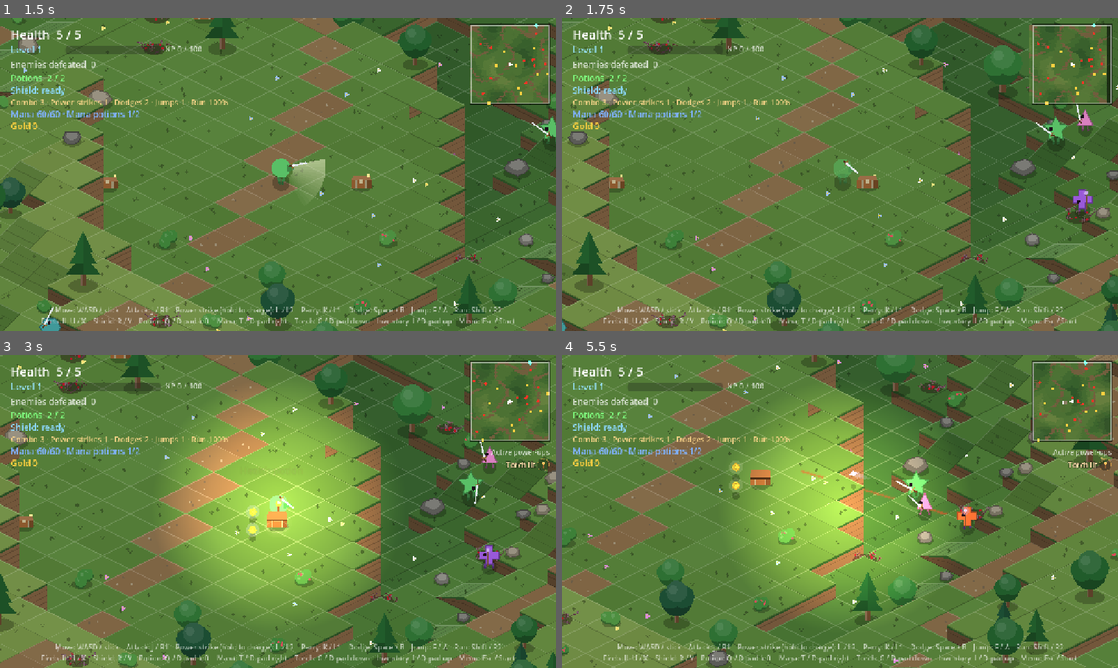
Above: before the commit, frames 1-4 (two rows, left to right).
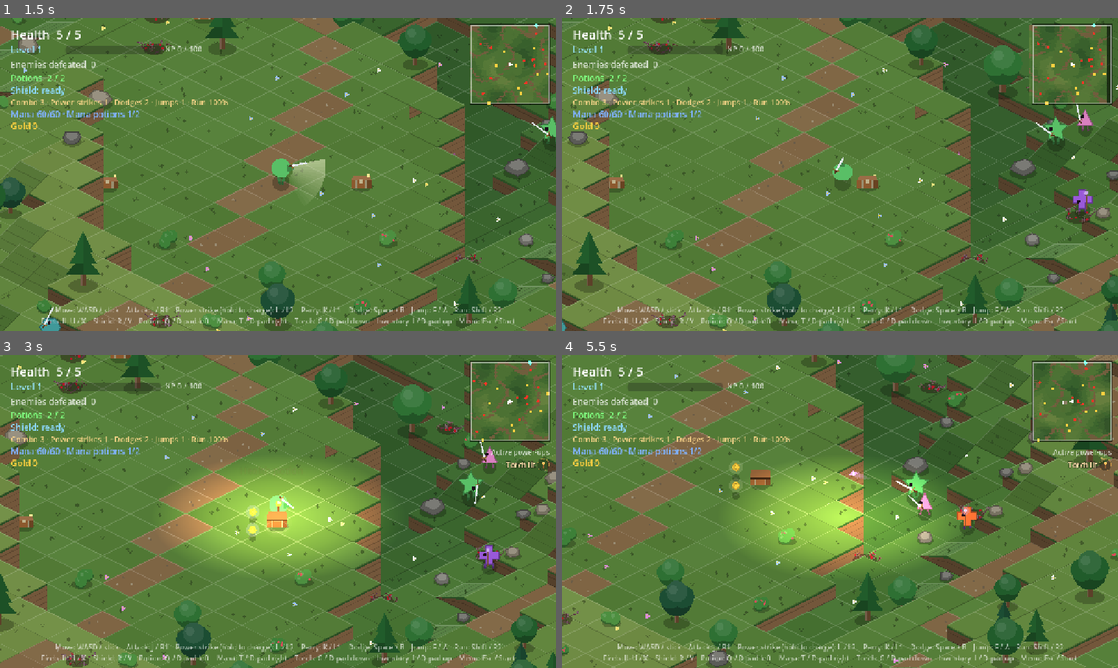
Above: after the commit, the same moments.

Repository: fdamore1984/gobelino-game
Game: Godot game, scene res://scenes/menu.tscn
The game is run twice, just before and just after one commit, with the same random seed, the same clock (stepped at 60 frames per second) and the same inputs.
Inputs (mouse positions are in pixels of both pictures, inside the frame that each line leads up to):
- Up to frame 1 (1.5 s): click "Start" at 0.5 s; tap Enter (ui_accept) at 1.25 s; move the mouse to (400, 158) at 1.27 s; hold D (move_right) from 1.28 s (still down); tap J (attack) at 1.35 s; click (400, 158) at 1.42 s
- Up to frame 2 (1.75 s): keep holding D (move_right); tap F (jump) at 1.52 s; tap Space (dodge) at 1.55 s
- Up to frame 3 (3 s): tap F (jump) at 1.82 s; release D (move_right) at 2 s; drag from (166, 527) to (250, 574) at 2.02 s; move the mouse to (333, 442) at 2.77 s; hold D (move_right) from 2.78 s (still down); tap G (torch) at 2.85 s
- Up to frame 4 (5.5 s): tap F (jump) at 3.05, 4.52, 4.82 s; release D (move_right) at 3.5 s; drag from (812, 574) to (673, 464) at 3.52 s; move the mouse to (1006, 558) at 4.27 s; hold A (move_left) 4.28-5 s; tap J (attack) at 4.35 s; tap Space (dodge) at 4.55 s; drag from (673, 464) to (756, 433) at 5.02 s

Frame 1 is identical in both runs. In frame 2, 0.2% of the frame differs, in the area x 48-54%, y 44-52%; in frame 3, 11%, in the area x 31-69%, y 14-83%; in frame 4, 11%.

Commit message:
Capriola e scatto in aria, torcia isometrica, niente zona rossa
- Schivata: a terra è una capriola (il corpo raccolto fa un giro), in aria
  uno scatto nella direzione di movimento con le immagini che restano
  indietro; il personaggio non diventa più trasparente.
- Torcia e palla di fuoco: la luce è un'ellisse a terra che segue la
  prospettiva isometrica, centrata sotto il personaggio.
- Nemici: niente più zona rossa a terra durante la carica dell'attacco.
- Strumento delle immagini: telecamera senza scorrimento morbido.
- README, pagina itch.io, copertina e screenshot aggiornati.

Co-Authored-By: Claude Opus 5.5 <noreply@anthropic.com>
Claude-Session: https://claude.ai/code/session_01RZiywFjVqLoW3b1UN9Ro6e

Diff:
--- a/scripts/enemy.gd
+++ b/scripts/enemy.gd
@@ -443,22 +443,11 @@
 	return push
 
 
-## Zona di pericolo dell'attacco, che si riempie durante la carica, e
-## cerchi dove compariranno i nemici evocati.
+## Cerchi dove compariranno i nemici evocati. L'attacco in carica non ha
+## più una zona a terra: si riconosce dal corpo che si accende e dalla spada
+## (o dal bastone) portata indietro.
 func _draw_telegraph() -> void:
-	if _state == State.WINDUP and _is_ranged():
-		# Linea di mira che si accende durante la carica.
-		var progress := _state_time / _windup_time
-		var length: float = _type["ranged"]["range"]
-		var side := _attack_direction.orthogonal() * 5.0
-		var tip := _attack_direction * length
-		_telegraph.draw_colored_polygon(PackedVector2Array([side, tip + side, tip - side, -side]), Color(COLOR_DANGER, 0.12))
-		_telegraph.draw_line(Vector2.ZERO, tip * progress, Color(COLOR_DANGER, 0.45), 4.0)
-	elif _state == State.WINDUP:
-		var progress := _state_time / _windup_time
-		_draw_sector(_attack_direction, _strike_reach(), Color(COLOR_DANGER, 0.15))
-		_draw_sector(_attack_direction, _strike_reach() * progress, Color(COLOR_DANGER, 0.3))
-	elif _state == State.SUMMON:
+	if _state == State.SUMMON:
 		var progress: float = _state_time / _type["summon"]["channel_time"]
 		for offset in _summon_positions:
 			_telegraph.draw_circle(offset, 24.0, Color(COLOR_SUMMON, 0.12))
@@ -603,16 +592,3 @@
 				points.append(Vector2.from_angle(TAU * i / 6.0) * radius * 1.1)
 			return points
 	return PackedVector2Array([Vector2(0, -radius * 1.2), Vector2(radius, 0), Vector2(0, radius * 1.2), Vector2(-radius, 0)])
-
-
-func _draw_sector(direction: Vector2, sector_radius: float, color: Color) -> void:
-	if _strike_arc() >= TAU - 0.01:
-		# Attacco tutto attorno (nemico rotante): la zona è un cerchio.
-		_telegraph.draw_circle(Vector2.ZERO, sector_radius, color)
-		return
-	var points := PackedVector2Array([Vector2.ZERO])
-	var steps := 16
-	var start := direction.angle() - _strike_arc() / 2.0
-	for i in steps + 1:
-		points.append(Vector2.from_angle(start + _strike_arc() * i / steps) * sector_radius)
-	_telegraph.draw_colored_polygon(points, color)
--- a/scripts/fireball.gd
+++ b/scripts/fireball.gd
@@ -59,7 +59,8 @@
 	if _trail.size() > 8:
 		_trail.pop_back()
 	position += direction * SPEED * delta
-	_light.position.y = -altitude - FLIGHT_HEIGHT
+	# La luce cade a terra sotto la palla, come un'ellisse isometrica.
+	_light.position.y = -altitude
 	for node in get_tree().get_nodes_in_group("enemies"):
 		var enemy := node as Enemy
 		if enemy == null or enemy.is_dead() or absf(enemy.ground_elevation - altitude) > HIT_HEIGHT_REACH:
--- a/scripts/light_texture.gd
+++ b/scripts/light_texture.gd
@@ -1,8 +1,11 @@
 class_name LightTexture
-## Texture radiale per le luci 2D (torcia, palla di fuoco): luce piena al
-## centro che sfuma ai bordi. Creata una volta sola e condivisa.
+## Texture per le luci 2D (torcia, palla di fuoco): luce piena al centro
+## che sfuma ai bordi, a forma di ellisse larga il doppio che alta, come un
+## cerchio a terra visto nella prospettiva isometrica. Creata una volta sola
+## e condivisa.
 
 const SIZE := 512
+const HEIGHT := 256
 
 static var _texture: GradientTexture2D
 
@@ -19,5 +22,5 @@
 		_texture.fill_from = Vector2(0.5, 0.5)
 		_texture.fill_to = Vector2(1.0, 0.5)
 		_texture.width = SIZE
-		_texture.height = SIZE
+		_texture.height = HEIGHT
 	return _texture
--- a/scripts/player.gd
+++ b/scripts/player.gd
@@ -118,8 +118,11 @@
 ## i potenziamenti permettono salti consecutivi in aria.
 const JUMP_SPEED := 520.0
 const GRAVITY := 1800.0
-## Durante una schivata in aria si scende più piano.
+## A terra la schivata è una capriola; in aria è uno scatto nella direzione
+## di movimento, durante il quale si scende più piano.
 const AIR_DODGE_GRAVITY_FACTOR := 0.3
+const ROLL_CURL := 0.45
+const AIR_DASH_TRAIL := 3
 ## Sopra questa altezza i colpi dei nemici non arrivano.
 const JUMP_EVADE_HEIGHT := 18.0
 ## Colpi dati e ricevuti arrivano solo tra chi sta più o meno alla stessa
@@ -272,6 +275,8 @@
 var _look_ahead := Vector2.ZERO
 var _camera_height := 0.0
 var _spell_cooldown := 0.0
+## La schivata in corso è uno scatto in aria (altrimenti è una capriola).
+var _air_dash := false
 ## Carica del colpo potente (0-1) e se il tasto è ancora tenuto premuto.
 var _charge := 0.0
 var _charging := false
@@ -387,8 +392,9 @@
 					and _state_time >= DODGE_CHAIN_MIN_TIME:
 				_chain_dodge(dodge_input)
 			elif Input.is_action_just_pressed("jump"):
-				# Salto e schivata si combinano: la schivata continua in aria.
+				# Salto e schivata si combinano: la schivata continua in aria come scatto.
 				_jump()
+				_air_dash = true
 			elif dodge_input != Vector2.ZERO:
 				# La schivata segue la levetta per tutta la sua durata: subito
 				# all'inizio, poi curvando verso la nuova direzione.
@@ -448,7 +454,8 @@
 	_walk_phase += _velocity.length() * delta * WALK_CYCLE
 	if torch_on:
 		# La fiamma tremola.
-		_torch.position = Vector2(0, -altitude() - LEG_LENGTH)
+		# La luce è un'ellisse a terra centrata sotto il personaggio.
+		_torch.position = Vector2(0, -ground_elevation + RADIUS * 0.6)
 		_torch.energy = TORCH_ENERGY * randf_range(0.92, 1.05)
 	_squash = move_toward(_squash, 0.0, SQUASH_RECOVERY * delta)
 	if _camera:
@@ -852,8 +859,9 @@
 
 
 func _start_dodge(input: Vector2) -> void:
-	# Senza direzione si schiva all'indietro rispetto a dove si guarda.
-	_dodge_direction = input.normalized() if input != Vector2.ZERO else -facing
+	# Senza direzione a terra si rotola all'indietro; in aria si scatta in avanti.
+	_set_air_dash()
+	_dodge_direction = input.normalized() if input != Vector2.ZERO else (facing if _air_dash else -facing)
 	_dodges_used = 1
 	_carry_velocity = Vector2.ZERO
 	_combo_step = 0
@@ -862,9 +870,17 @@
 	_change_state(State.DODGE)
 
 
+## In aria la schivata è uno scatto: si smette di cadere e si scivola nell'aria.
+func _set_air_dash() -> void:
+	_air_dash = is_airborne()
+	if _air_dash:
+		_height_velocity = maxf(_height_velocity, 0.0)
+
+
 ## Schivata concatenata: riparte a piena velocità, nella nuova direzione.
 func _chain_dodge(input: Vector2) -> void:
 	_dodges_used += 1
+	_set_air_dash()
 	if input != Vector2.ZERO:
 		_dodge_direction = input.normalized()
 		_target_facing = _dodge_direction
@@ -1050,8 +1066,6 @@
 	# Lampeggia mentre è invulnerabile dopo un colpo.
 	if _invulnerable_time > 0.0 and int(_invulnerable_time * 12.0) % 2 == 0:
 		body.a = 0.35
-	if _state == State.DODGE:
-		body.a = 0.5 - 0.1 * (_dodges_used - 1)
 
 	# L'ombra resta a terra e si rimpicciolisce durante il salto; tutto il
 	# resto sale con il personaggio. In scivolata il corpo si schiaccia.
@@ -1062,7 +1076,13 @@
 	draw_set_transform(Vector2(0, lift), 0.0, body_scale)
 	# Gambe: camminano quando ci si muove, raccolte in aria e in scivolata.
 	var walking := _velocity.length() > 20.0 and not is_airborne() and _state != State.DEAD
-	if _state != State.SLIDE:
+	var rolling := _state == State.DODGE and not _air_dash
+	var dashing := _state == State.DODGE and _air_dash
+	if dashing:
+		# Scatto in aria: immagini che restano indietro lungo la traiettoria.
+		for k in range(AIR_DASH_TRAIL, 0, -1):
+			draw_circle(-_dodge_direction * k * 16.0 + Vector2(0, -LEG_LENGTH), RADIUS * (1.0 - 0.15 * k), Color(body, 0.35 / k))
+	if _state != State.SLIDE and not rolling:
 		var foot_y := RADIUS * 0.85 - (6.0 if is_airborne() else 0.0)
 		BodyParts.draw_legs(self, -LEG_LENGTH + RADIUS * 0.55, foot_y, 8.0, 6.0, _walk_phase,
 				_velocity.normalized(), STRIDE if walking else 0.0, body.darkened(0.35))
@@ -1073,7 +1093,17 @@
 	var squash := Vector2(1.0 + SQUASH_AMOUNT * _squash, 1.0 - SQUASH_AMOUNT * _squash)
 	if _height_velocity > 200.0:
 		squash = Vector2(0.92, 1.08)
-	draw_set_transform(Vector2(0, lift - LEG_LENGTH - bob), lean, body_scale * squash)
+	var rotation_angle := lean
+	var body_lift := lift - LEG_LENGTH - bob
+	if rolling:
+		# Capriola: il corpo raccolto fa un giro completo nel verso del movimento.
+		var t := clampf(_state_time / DODGE_TIME, 0.0, 1.0)
+		rotation_angle = TAU * ease(t, 0.7) * (1.0 if _dodge_direction.x >= 0.0 else -1.0)
+		body_lift = lift - LEG_LENGTH * ROLL_CURL
+		squash = Vector2(1.05, 0.92)
+	elif dashing:
+		squash = Vector2(1.15, 0.88)
+	draw_set_transform(Vector2(0, body_lift), rotation_angle, body_scale * squash)
 
 	# Aura del potenziamento, corpo e "naso" che indica la direzione.
 	if is_empowered() and _state != State.DEAD:
--- a/tools/store_capture.gd
+++ b/tools/store_capture.gd
@@ -154,16 +154,17 @@
 	(_game.get_node("DayNight") as DayNight).time = 0.7
 	_player.torch_on = true
 	_player._torch.enabled = true
-	_player._torch.position = Vector2(0, -_player.altitude() - Player.LEG_LENGTH)
+	_player._torch.position = Vector2(0, -_player.ground_elevation + Player.RADIUS * 0.6)
 	var fireball := Fireball.new()
 	fireball.position = _player.position + Vector2(120, -70)
 	fireball.direction = Vector2(1, -0.4).normalized()
 	fireball.altitude = _player.ground_elevation
 	_entities().add_child(fireball)
 	fireball.set_physics_process(false)
-	fireball._light.position.y = -fireball.altitude - Fireball.FLIGHT_HEIGHT
+	fireball._light.position.y = -fireball.altitude
 	# Il mondo attorno alla nuova posizione va generato prima della foto.
 	var camera: Camera2D = _player.get_node("Camera")
+	camera.position_smoothing_enabled = false
 	camera.reset_physics_interpolation()
 	camera.reset_smoothing()
 	await _frames(2)
@@ -238,6 +239,8 @@
 	(_game.get_node("DayNight") as DayNight).time = 0.2
 	_player.set_physics_process(false)
 	var camera: Camera2D = _player.get_node("Camera")
+	# Per le foto la telecamera deve stare subito al suo posto, senza inseguire.
+	camera.position_smoothing_enabled = false
 	camera.offset = camera_offset
 	camera.zoom = Vector2(zoom, zoom)
 
Binary file changed: store/itch/cover_en.png
Binary file changed: store/itch/cover_it.png
Binary file changed: store/itch/en_1_combat.png
Binary file changed: store/itch/en_2_parry.png
Binary file changed: store/itch/en_3_level_up.png
Binary file changed: store/itch/en_5_challenge.png
Binary file changed: store/itch/it_1_combat.png
Binary file changed: store/itch/it_2_parry.png
Binary file changed: store/itch/it_3_level_up.png
Binary file changed: store/itch/it_5_challenge.png
Not shown, changed: README.md
Not shown, changed: store/itch/README.md
